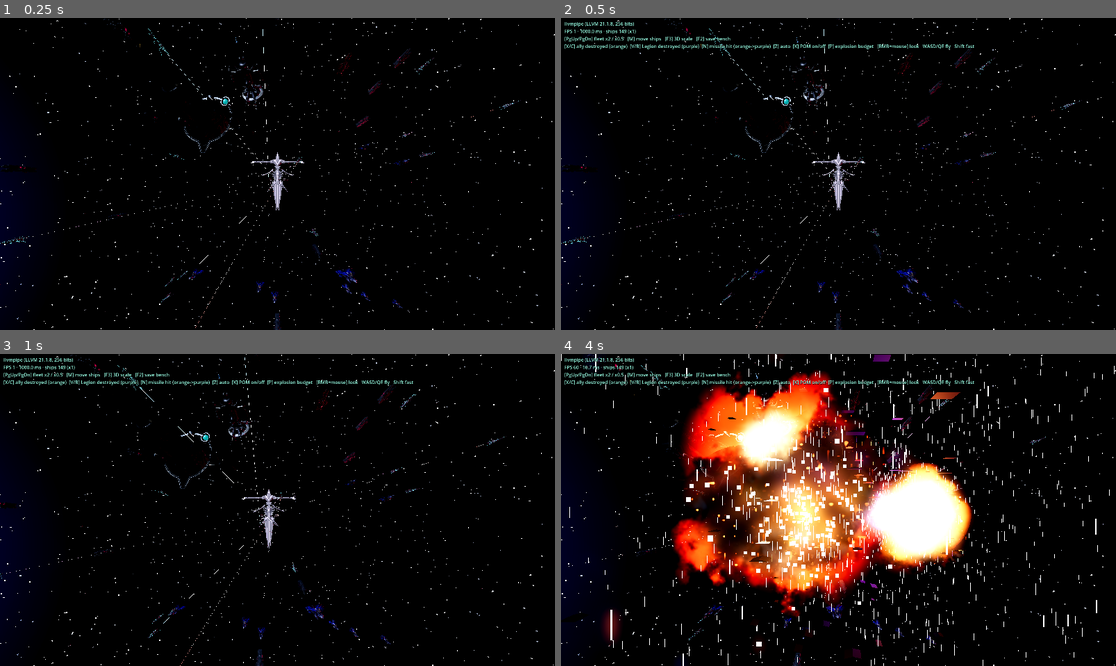
Above: before the commit, frames 1-4 (two rows, left to right).
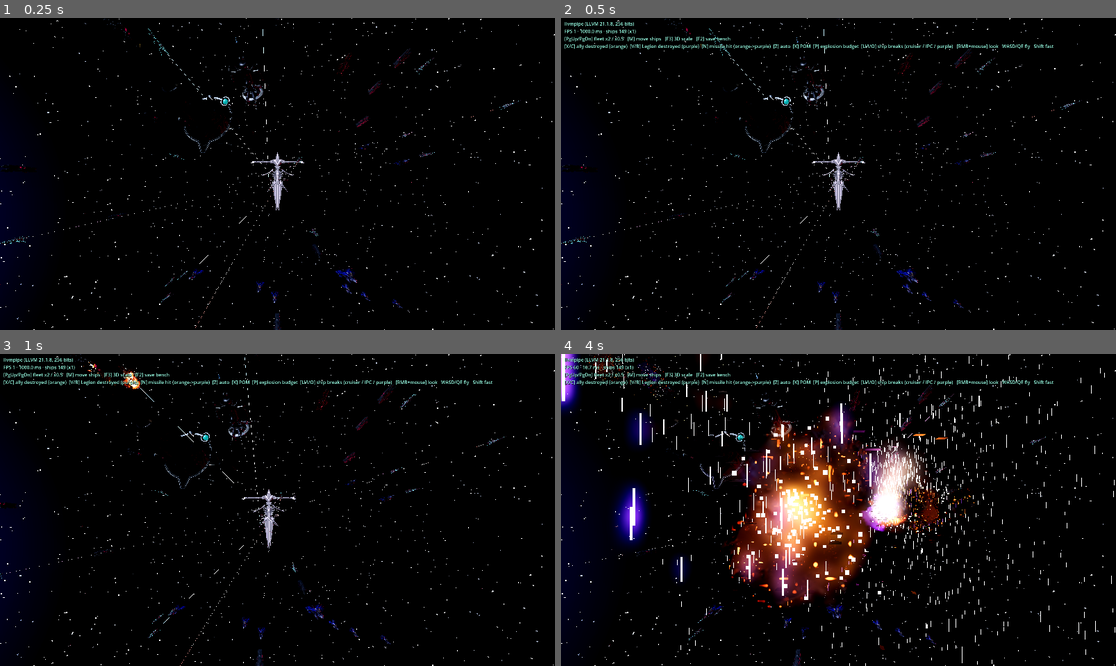
Above: after the commit, the same moments.

Repository: kayhase015497/tools
Game: Godot game, scene res://main.tscn
The game is run twice, just before and just after one commit, with the same random seed, the same clock (stepped at 60 frames per second) and the same inputs.
Inputs (mouse positions are in pixels of both pictures, inside the frame that each line leads up to):
- Up to frame 1 (0.25 s): no input
- Up to frame 2 (0.5 s): no input
- Up to frame 3 (1 s): tap Enter at 0.5 s; move the mouse to (399, 494) at 0.52 s; hold D from 0.53 s (still down); tap U at 0.6 s; click (399, 494) at 0.67 s; tap I at 0.8 s
- Up to frame 4 (4 s): move the mouse to (727, 525) at 1.27 s; release D at 1.28 s; hold S 1.28-2.03 s; tap I at 1.35 s; click (727, 525) at 1.42 s; tap O at 1.55, 2.1 s; move the mouse to (894, 441) at 2.02 s; hold D 2.03-2.78 s; click (894, 441) at 2.17 s; tap X at 2.3, 2.85 s; move the mouse to (810, 572) at 2.77 s; hold W 2.78-3.53 s; click (810, 572) at 2.92 s; tap C at 3.05, 3.6 s; move the mouse to (1005, 556) at 3.52 s; hold A from 3.53 s (still down); click (1005, 556) at 3.67 s; tap V at 3.8 s

Frame 1 is identical in both runs. In frame 2, 0.3% of the frame differs, in the area x 45-89%, y 8-11%; in frame 3, 0.5%; in frame 4, 29%, in the area x 0-100%, y 0-100%.

Commit message:
godot: ship break-up prototype — Blender pre-fracture (cruiser/IPC, 2-4 chunks), Godot playback with ember cross-sections
Co-Authored-By: Claude Sonnet 5.5 <noreply@anthropic.com>
Claude-Session: https://claude.ai/code/session_017eWXcFR8R8fWfFcmTcxD4c

Diff:
--- /dev/null
+++ b/godot/scripts/breakup.gd
@@ -0,0 +1,156 @@
+class_name Breakup
+extends Node3D
+## 艦艇斷裂：血量歸零後，用 Blender 預先切好的斷片 GLB（tools-src/blender/space-war/fracture_ships.py）取代完整艦。
+## 每塊以簡單積分運動（初速＝艦速＋由艦心向外的分離速度，亂數角速度），斷面（break_face 材質）燃燒餘燼 1→0（約 7 秒），
+## 沿斷面放餘燼粒子；餘燼顏色依陣營（聯軍橘、軍團紫）。
+## 用法：Breakup.spawn(parent, ship_kind, ship_xform_without_center_offset, ship_velocity, style, hull_materials)
+##   hull_materials：{材質名: ShaderMaterial}（艦隊已轉成 POM 的材質），斷片外表沿用，與完整艦一致。
+
+const FRAG_DIR := "res://assets/models/frag/"
+static var _break_mat: ShaderMaterial
+static var _plans := {}
+
+class Chunk:
+	var node: Node3D
+	var vel: Vector3
+	var ang: Vector3
+
+var chunks: Array[Chunk] = []
+var age := 0.0
+
+static func _get_break_material(ember: Color) -> ShaderMaterial:
+	var m := ShaderMaterial.new()
+	m.shader = load("res://shaders/ship_hull.gdshader")
+	m.set_shader_parameter("albedo_color", Color(0.05, 0.045, 0.05))
+	m.set_shader_parameter("height_tex", load("res://assets/models/frag/break_height.png"))
+	m.set_shader_parameter("roughness", 0.95)
+	m.set_shader_parameter("metallic", 0.25)
+	m.set_shader_parameter("parallax_depth", 0.09)
+	m.set_shader_parameter("lod_distance", 6000.0)
+	m.set_shader_parameter("wear", 0.9)
+	m.set_shader_parameter("bump_strength", 1.8)
+	m.set_shader_parameter("ember_color", Vector3(ember.r, ember.g, ember.b))
+	m.set_shader_parameter("ember_gain", 5.0)
+	m.set_shader_parameter("burn_override", 1.0)
+	return m
+
+static func _collect(n: Node, out: Array) -> void:
+	if n is MeshInstance3D:
+		out.append(n)
+	for c in n.get_children():
+		_collect(c, out)
+
+static func spawn(parent: Node, kind: String, xf: Transform3D, ship_vel: Vector3, style: int, hull_mats: Dictionary, plan: String = "") -> Breakup:
+	var plans := ["A", "B", "C"]
+	if plan == "":
+		plan = plans[randi() % plans.size()]
+	var path := FRAG_DIR + kind + "_frag_" + plan + ".glb"
+	if not ResourceLoader.exists(path):
+		return null
+	var ember := Color(0.72, 0.3, 1.0) if style == 1 else Color(1.0, 0.3, 0.06)
+	var root := Breakup.new()
+	parent.add_child(root)   # 先放在原點以模型座標處理，最後才套上艦艇的世界變換
+	var sc := xf.basis.get_scale().x
+	var scene := (load(path) as PackedScene).instantiate() as Node3D
+	root.add_child(scene)
+	var meshes: Array = []
+	_collect(scene, meshes)
+	var groups := {}
+	for mi in meshes:
+		var nm: String = (mi as Node).name
+		var key := nm.substr(0, nm.find("_")) if nm.find("_") > 0 else nm   # FRAG0_xxx → FRAG0
+		if not groups.has(key):
+			groups[key] = []
+		groups[key].append(mi)
+	var bmat := _get_break_material(ember)
+	# 以所有斷片的總 AABB 中心當作艦心
+	var total := AABB()
+	var first := true
+	for mi in meshes:
+		var a: AABB = (mi as MeshInstance3D).global_transform * (mi as MeshInstance3D).get_aabb()
+		total = a if first else total.merge(a)
+		first = false
+	var ship_center := total.get_center()
+	var span_w := maxf(total.size.length() * sc, 1.0)   # 世界尺度的艦體尺寸
+	for key in groups.keys():
+		var holder := Node3D.new()
+		var box := AABB()
+		var f2 := true
+		for mi in groups[key]:
+			var a2: AABB = (mi as MeshInstance3D).global_transform * (mi as MeshInstance3D).get_aabb()
+			box = a2 if f2 else box.merge(a2)
+			f2 = false
+		var cen := box.get_center()
+		root.add_child(holder)
+		holder.position = cen
+		for mi in groups[key]:
+			var mnode := mi as MeshInstance3D
+			var gt := mnode.global_transform
+			mnode.get_parent().remove_child(mnode)
+			holder.add_child(mnode)
+			mnode.transform = Transform3D(Basis.IDENTITY, -cen) * gt
+			var mesh := mnode.mesh.duplicate() as Mesh
+			for si in range(mesh.get_surface_count()):
+				var sm := mesh.surface_get_material(si)
+				var nm2: String = sm.resource_name if sm != null else ""
+				if nm2 == "break_face":
+					mesh.surface_set_material(si, bmat)
+				elif hull_mats.has(nm2):
+					mesh.surface_set_material(si, hull_mats[nm2])
+			mnode.mesh = mesh
+		var c := Chunk.new()
+		c.node = holder
+		var out_dir := (cen - ship_center)
+		var span := span_w
+		var vw := ship_vel + (xf.basis * out_dir).normalized() * span * randf_range(0.012, 0.03) + Vector3(randf_range(-1, 1), randf_range(-1, 1), randf_range(-1, 1)) * span * 0.004
+		c.vel = xf.basis.inverse() * vw   # 世界速度 → 模型座標（父節點有縮放）
+		c.ang = Vector3(randf_range(-1, 1), randf_range(-1, 1), randf_range(-1, 1)) * randf_range(0.12, 0.45)
+		root.chunks.append(c)
+		# 斷面餘燼粒子：由塊質心向外飄，持續 ~3 秒
+		var ep := GPUParticles3D.new()
+		ep.amount = 70
+		ep.lifetime = 3.2
+		ep.explosiveness = 0.0
+		ep.local_coords = false
+		var pm := ParticleProcessMaterial.new()
+		pm.emission_shape = ParticleProcessMaterial.EMISSION_SHAPE_BOX
+		pm.emission_box_extents = box.size * sc * 0.35
+		pm.direction = Vector3.ZERO
+		pm.spread = 180.0
+		pm.initial_velocity_min = span * 0.002
+		pm.initial_velocity_max = span * 0.012
+		pm.gravity = Vector3.ZERO
+		pm.scale_min = 0.5
+		pm.scale_max = 1.3
+		var g := Gradient.new()
+		g.set_color(0, Color(ember.r, ember.g + 0.25, ember.b + 0.1, 1.0))
+		g.set_color(1, Color(ember.r * 0.5, ember.g * 0.1, ember.b * 0.5, 0.0))
+		var gt := GradientTexture1D.new()
+		gt.gradient = g
+		pm.color_ramp = gt
+		ep.process_material = pm
+		var qm := QuadMesh.new()
+		qm.size = Vector2(span * 0.006, span * 0.006)
+		var sm := StandardMaterial3D.new()
+		sm.shading_mode = BaseMaterial3D.SHADING_MODE_UNSHADED
+		sm.blend_mode = BaseMaterial3D.BLEND_MODE_ADD
+		sm.billboard_mode = BaseMaterial3D.BILLBOARD_PARTICLES
+		sm.vertex_color_use_as_albedo = true
+		sm.albedo_color = Color(4, 4, 4, 1)
+		qm.material = sm
+		ep.draw_pass_1 = qm
+		holder.add_child(ep)
+		ep.emitting = true
+	root.transform = xf
+	# 斷面燃燒餘燼：1 → 0（約 7 秒）
+	var tw := root.create_tween()
+	tw.tween_method(func(v: float): bmat.set_shader_parameter("burn_override", v), 1.0, 0.0, 7.0).set_trans(Tween.TRANS_SINE)
+	# 清理
+	root.get_tree().create_timer(16.0).timeout.connect(root.queue_free)
+	return root
+
+func _process(dt: float) -> void:
+	age += dt
+	for c in chunks:
+		c.node.position += c.vel * dt
+		c.node.rotate(c.ang.normalized(), c.ang.length() * dt)
--- a/godot/scripts/spike.gd
+++ b/godot/scripts/spike.gd
@@ -59,6 +59,14 @@
 		yaw = atan2(-dv.x, -dv.z)
 		pitch = asin(dv.y)
 		get_tree().create_timer(0.3).timeout.connect(func(): Explosion.spawn(self, P + Vector3(120.0, 140.0, -80.0), 120.0, (1 if "--explode-demo-purple" in OS.get_cmdline_user_args() else (2 if "--explode-demo-shift" in OS.get_cmdline_user_args() else 0))))
+	if "--break-demo" in OS.get_cmdline_user_args():   # 鏡頭對著第 0 艘巡洋艦，0.4 秒後斷裂
+		var P3: Vector3 = (kinds_data["cruiser"]["xf"][0] as Transform3D).origin
+		cam.position = P3 + (Vector3(130.0, 50.0, -150.0) if "--close" in OS.get_cmdline_user_args() else Vector3(300.0, 120.0, -380.0))
+		var dv3 := (P3 - cam.position).normalized()
+		yaw = atan2(-dv3.x, -dv3.z)
+		pitch = asin(dv3.y)
+		if not ("--no-break" in OS.get_cmdline_user_args()):
+			get_tree().create_timer(0.4).timeout.connect(func(): _break_index("cruiser", 0, 1 if "--purple" in OS.get_cmdline_user_args() else 0))
 	if "--hull-demo" in OS.get_cmdline_user_args():   # 鏡頭貼近一艘巡洋艦看艦體材質（POM）
 		var P2: Vector3 = (kinds_data["cruiser"]["xf"][0] as Transform3D).origin
 		cam.position = P2 + Vector3(160.0, 70.0, -200.0)
@@ -196,6 +204,7 @@
 var _hull_shader: Shader
 var pom_on := true
 var _hull_mats: Array[ShaderMaterial] = []
+var _hull_by_name := {}   # 材質名 → POM 材質（斷片外表沿用，與完整艦一致）
 
 func _tex_sibling(tex: Texture2D, suffix: String) -> Texture2D:
 	if tex == null or tex.resource_path == "":
@@ -236,6 +245,39 @@
 				sm.set_shader_parameter("use_emission_tex", true)
 		mesh.surface_set_material(si, sm)
 		_hull_mats.append(sm)
+		_hull_by_name[b.resource_name] = sm
+
+func _break_nearest(kind: String, style: int) -> void:
+	var d: Dictionary = kinds_data[kind]
+	var best := -1
+	var bd := 1e18
+	var fwd := -cam.global_transform.basis.z
+	for i in range(int(d["count"])):
+		var xf: Transform3D = d["xf"][i]
+		var to := xf.origin - cam.global_position
+		var dist := to.length()
+		if dist < 1.0 or to.normalized().dot(fwd) < 0.5:
+			continue
+		if dist < bd:
+			bd = dist
+			best = i
+	if best < 0:
+		return
+	_break_index(kind, best, style)
+
+func _break_index(kind: String, best: int, style: int) -> void:
+	var d: Dictionary = kinds_data[kind]
+	var xf: Transform3D = d["xf"][best]
+	var sc: float = d["scale"]
+	var center: Vector3 = d["center"]
+	var spawn_xf := Transform3D(xf.basis, xf.origin - xf.basis * center)
+	Breakup.spawn(self, kind, spawn_xf, (d["vel"][best] as Vector3), style, _hull_by_name)
+	var hidden := xf
+	hidden.basis = Basis.IDENTITY * 0.0001
+	for part in d["parts"]:
+		(part["mm"] as MultiMesh).set_instance_transform(best, hidden)
+	if not ("--no-boom" in OS.get_cmdline_user_args()):
+		Explosion.spawn(self, xf.origin, 160.0, style, 0 if style == 0 else 1)
 
 func _toggle_pom() -> void:
 	pom_on = not pom_on
@@ -423,6 +465,12 @@
 				Explosion.spawn(self, cam.global_position - cam.global_transform.basis.z * 900.0, 120.0, 1)   # 紫色焰（反物質軍團）小
 			KEY_B:
 				Explosion.spawn(self, cam.global_position - cam.global_transform.basis.z * 1600.0, 260.0, 1)   # 紫色焰 大
+			KEY_U:   # 斷裂：鏡頭正前方最近的仙舟巡洋艦（聯軍，橘色餘燼）
+				_break_nearest("cruiser", 0)
+			KEY_I:   # 斷裂：IPC 巡洋艦（聯軍，橘色餘燼）
+				_break_nearest("ipc", 0)
+			KEY_O:   # 斷裂：仙舟巡洋艦，紫色餘燼（預覽軍團配色）
+				_break_nearest("cruiser", 1)
 			KEY_K:   # POM 材質開關（比較升級前後）
 				_toggle_pom()
 			KEY_P:   # 爆炸效能保護開關（預設關閉）
@@ -464,7 +512,7 @@
 	if hud_t > 0.25:
 		hud_t = 0.0
 		var fps := Engine.get_frames_per_second()
-		hud.text = "%s\nFPS %d · %.1f ms · ships %d (x%d)%s\n[PgUp …(151 unchanged characters)… hit (orange->purple)  [Z] auto  [K] POM on/off  [P] explosion budget   [RMB+mouse] look   WASD/QE fly   Shift fast" % [
+		hud.text = "%s\nFPS %d · %.1f ms · ships %d (x%d)%s\n[PgUp …(151 unchanged characters)… hit (orange->purple)  [Z] auto  [K] POM  [P] explosion budget  [U/I/O] ship breaks (cruiser / IPC / purple)   [RMB+mouse] look   WASD/QE fly   Shift fast" % [
 			RenderingServer.get_video_adapter_name(), fps, 1000.0 / maxf(fps, 1.0), _total_ships(), fleet_mult, "  · MOVING" if animate else ""]
 	bench_t += dt
 	if bench_t >= 2.0:
--- a/godot/shaders/ship_hull.gdshader
+++ b/godot/shaders/ship_hull.gdshader
@@ -23,6 +23,9 @@
 uniform float bump_strength = 1.2;
 uniform float wear = 0.55;              // 凹處髒汙／凸緣磨亮強度
 uniform float pom_max_steps = 20.0;
+uniform float burn_override = 0.0;      // 斷面燃燒度（腳本以 Tween 由 1 降到 0）
+uniform vec3 ember_color : source_color = vec3(1.0, 0.28, 0.05);   // 聯軍橘、軍團紫
+uniform float ember_gain = 2.5;
 
 varying float burn;
 varying float seed;
@@ -41,7 +44,7 @@
 float hgt(vec2 uv) { return 1.0 - textureLod(height_tex, uv, 0.0).r; }   // 0＝表面，1＝最深（圖上黑＝凹）
 
 void vertex() {
-	burn = INSTANCE_CUSTOM.x;
+	burn = INSTANCE_CUSTOM.x + burn_override;
 	seed = INSTANCE_CUSTOM.y;
 	vdist = -(MODELVIEW_MATRIX * vec4(VERTEX, 1.0)).z;
 }
@@ -102,6 +105,6 @@
 	vec3 em = use_emission_tex ? texture(emission_tex, uv).rgb * emission_energy : emission_color * emission_energy;
 	// 燃燒餘燼（斷面用；burn>0 時凹處透出橘紅光，隨時間閃動）
 	float flick = 0.7 + 0.3 * sin(TIME * 3.1 + seed * 11.0 + depth * 25.0);
-	vec3 ember = vec3(1.0, 0.28, 0.05) * pow(depth, 1.3) * burn * 2.5 * flick;
+	vec3 ember = ember_color * pow(depth, 1.3) * clamp(burn, 0.0, 1.0) * ember_gain * flick;
 	EMISSION = em + ember;
 }
Binary file added: godot/assets/models/frag/break_height.png
Not shown, added: godot/assets/models/frag/break_height.png.import
Binary file added: godot/assets/models/frag/cruiser_frag_A.glb
Not shown, added: godot/assets/models/frag/cruiser_frag_A.glb.import
Binary file added: godot/assets/models/frag/cruiser_frag_B.glb
Not shown, added: godot/assets/models/frag/cruiser_frag_B.glb.import
Binary file added: godot/assets/models/frag/cruiser_frag_C.glb
Not shown, added: godot/assets/models/frag/cruiser_frag_C.glb.import
Binary file added: godot/assets/models/frag/ipc_frag_A.glb
Not shown, added: godot/assets/models/frag/ipc_frag_A.glb.import
Binary file added: godot/assets/models/frag/ipc_frag_B.glb
Not shown, added: godot/assets/models/frag/ipc_frag_B.glb.import
(and 6 more such lines)
